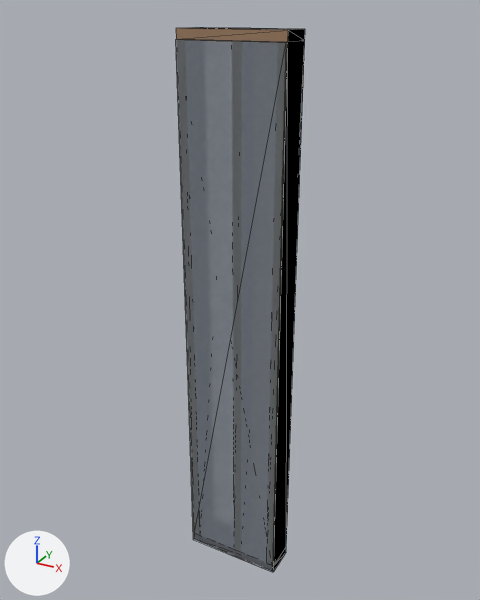
The glTF model panels/EX11_FF.glb as it was, and as the next commit left it.
The view is the same before and after, from a 50 mm lens placed at (1.239, -2.244, 1.268), pointed at (-0.022, 0.049, 0.121). The axes (+X, +Y, +Z) are drawn at lower left. The lights are the same throughout. The picture after the commit comes second. Mesh edges are drawn as thin lines. Vertices at exactly the same position are counted once.

The first picture shows 'EX11 FF'.
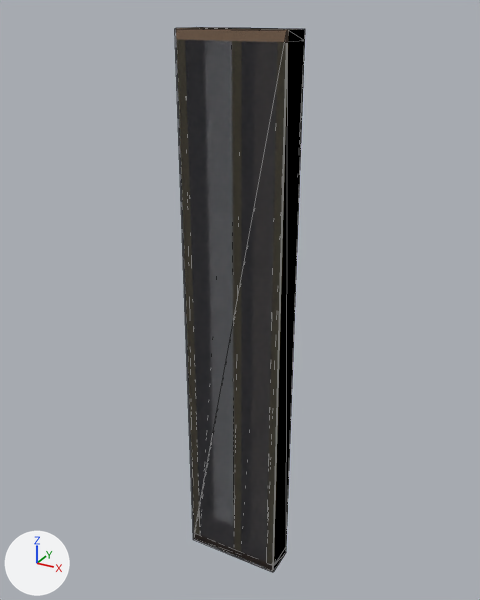
Changed parts and their boxes (x1, y1, x2, y2) in the pictures (480 x 600 px; the box of a moved part takes in the faces that stretch with it):
part 1 of me_ex11_ff, moved or reshaped
    before: (175, 39, 288, 572)
    after: (175, 29, 288, 572)

Diff of the bpy script that builds the scene:
```diff
--- a/panels/EX11_FF.glb.py
+++ b/panels/EX11_FF.glb.py
@@ me_ex11_ff @@
 me_ex11_ff.from_pydata(...)  # 72 vertices, 108 faces, 108 loose edges; spans x -0.23..0.23, y -0.07..0.07, z -1.2..1.2
 # used by ob_ex11_ff; location = (0.0, 0.0, 0.0)
-me_ex11_ff.vertices[33].co = (-0.22, -0.07, -1.2)  # pixel (193, 539)
-me_ex11_ff.vertices[34].co = (0.22, -0.07, -1.2)  # pixel (272, 572)
-me_ex11_ff.vertices[35].co = (0.22, -0.07, -1.2)  # pixel (273, 571)
-me_ex11_ff.vertices[36].co = (0.22, -0.07, 1.16)  # pixel (286, 42)
-me_ex11_ff.vertices[37].co = (0.22, -0.07, 1.16)  # pixel (287, 42)
-me_ex11_ff.vertices[38].co = (-0.22, -0.07, 1.16)  # pixel (175, 39)
-me_ex11_ff.vertices[39].co = (-0.22, -0.07, 1.16)  # pixel (176, 39)
+# me_ex11_ff part 1
+me_ex11_ff.vertices[33].co = (0.22, -0.07, -1.2)  # pixel (273, 571)
+me_ex11_ff.vertices[34].co = (0.22, -0.07, 1.2)  # pixel (287, 30)
+me_ex11_ff.vertices[35].co = (-0.22, -0.07, 1.2)  # pixel (176, 28)
+me_ex11_ff.vertices[36].co = (-0.22, -0.07, -1.2)  # pixel (193, 539)
+me_ex11_ff.vertices[37].co = (-0.22, -0.07, 1.2)  # pixel (174, 28)
+me_ex11_ff.vertices[38].co = (0.22, -0.07, 1.2)  # pixel (286, 30)
+me_ex11_ff.vertices[39].co = (0.22, -0.07, -1.2)  # pixel (272, 572)
 me_ex11_ff.materials.append(mat_bottom_rail)
```
